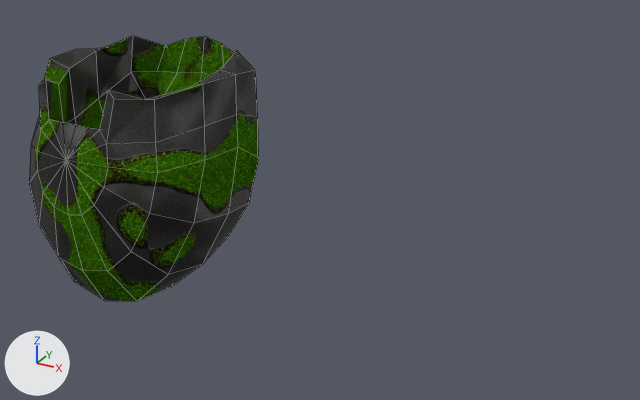
A saved change to the Blender file Rollin'Sky/Assets/Models/Gun1.blend.
Rendered twice from a 50 mm camera at (4.7, -5.22, 2.68) aimed at (1.62, 0.37, -0.12). The lights are fixed; the arrows at lower left show +X, +Y and +Z. Mesh edges are drawn as thin lines.
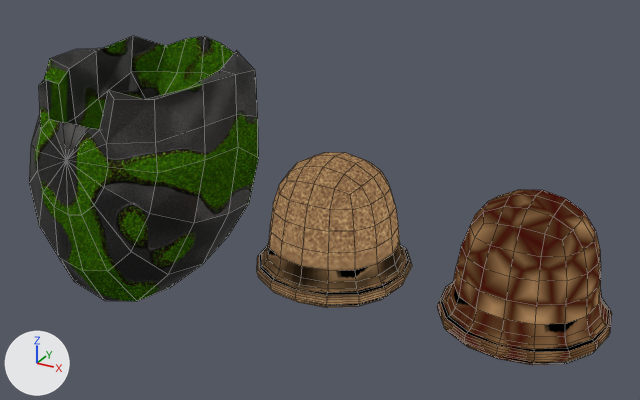
Where the newer file only moved an object's origin or applied its transform, the numbers keep the older frame.

Boxes [x1, y1, x2, y2] around the edits, measured in the pictures (640 x 400 px):
```json
{"object": "Cube.001", "change": "added", "after": [437, 190, 612, 365]}
{"object": "Cube", "change": "added", "after": [257, 152, 412, 308]}
```

Scene script edits in JSON lines:
```json
{"op": "add", "block": "img_albedo_cannon_3", "code": ["img_albedo_cannon_3 = load_image('Albedo_Cannon_3', '../Materials/Textures/Combined_Texts/Gun2/Albedo_Cannon_3.png', 256, 256, 'sRGB')"]}
{"op": "add", "block": "img_albedo_cannon_2", "code": ["img_albedo_cannon_2 = load_image('Albedo_Cannon_2', '../Materials/Textures/Combined_Texts/Gun2/Albedo_Cannon_2.png', 256, 256, 'sRGB')"]}
{"op": "add", "block": "mat_material_002", "code": ["mat_material_002 = bpy.data.materials.new('Material.002')", "# colours: black #000000", "# uses the picture img_albedo_cannon_3"]}
{"op": "add", "block": "mat_material", "code": ["mat_material = bpy.data.materials.new('Material')", "# colours: black #000000", "# uses the picture img_albedo_cannon_2"]}
{"op": "add", "block": "me_cube_001", "code": ["me_cube_001 = bpy.data.meshes.new('Cube.001')", "me_cube_001.from_pydata(...)  # 40 vertices, 38 faces; spans x -0.628..0.628, y -0.628..0.628, z -0.514..0.5", "me_cube_001.materials.append(mat_material_002)"]}
{"op": "add", "block": "me_cube", "code": ["me_cube = bpy.data.meshes.new('Cube')", "me_cube.from_pydata(...)  # 40 vertices, 38 faces; spans x -0.628..0.628, y -0.628..0.628, z -0.514..0.5", "me_cube.materials.append(mat_material)"]}
{"op": "add", "block": "ob_cube_001", "code": ["ob_cube_001 = bpy.data.objects.new('Cube.001', me_cube_001)", "ob_cube_001.location = (3.397, 0.0, 0.0)", "_m = ob_cube_001.modifiers.new('Subdivision', 'SUBSURF')"]}
{"op": "add", "block": "ob_cube", "code": ["ob_cube = bpy.data.objects.new('Cube', me_cube)", "ob_cube.location = (1.943, 0.0, 0.0)", "_m = ob_cube.modifiers.new('Subdivision', 'SUBSURF')"]}
```
